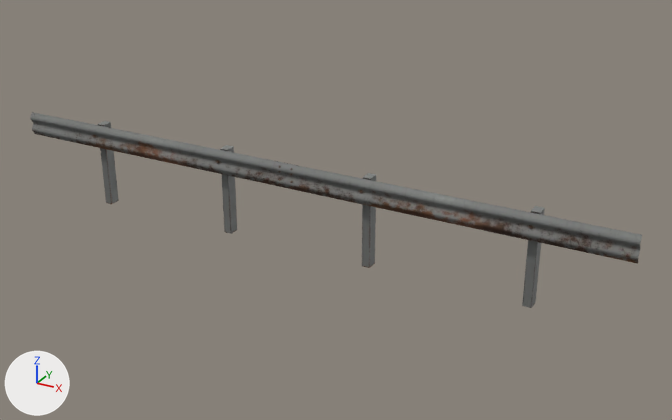
Two versions of the glTF model public/world/guardrail.glb, one commit apart.
Both versions are drawn from a camera (50 mm lens) standing at (5.36, -8.56, 4.61) and looking at (0.46, 0.34, 0.15). The axes (+X, +Y, +Z) are drawn at lower left. The lights are the same throughout. The older version comes first. Vertices at exactly the same position are counted once.

The first picture shows 'guardrail'.
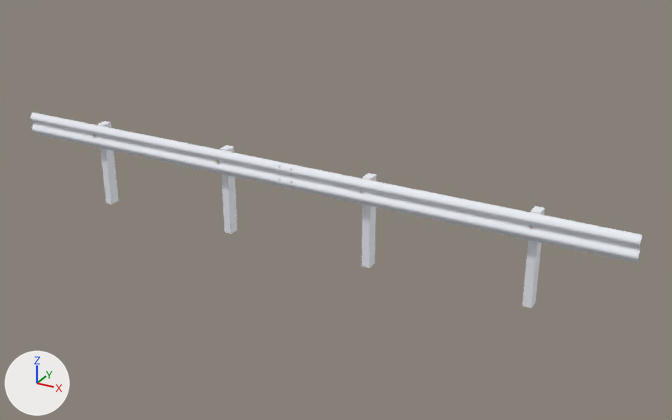
Boxes (x1, y1, x2, y2) around the edits, measured in the pictures (672 x 420 px):
'guardrail', recoloured, surface changed (grey to white): (30, 112, 642, 308) in both
part 1 of me_guardrail, recoloured (grey to white): (30, 112, 642, 308) in both
part 2 of me_guardrail, surface changed (grey to white): (30, 112, 642, 308) in both

Patch to the scene script:
```diff
--- a/public/world/guardrail.glb.py
+++ b/public/world/guardrail.glb.py
@@ mat_guardrail_wood_dark @@
+mat_guardrail_wood_dark = principled_material('guardrail wood_dark')
+mat_guardrail_wood_dark.base_color = (0.88, 0.75, 0.62)  # pale yellow #f1e1ce
+mat_guardrail_wood_dark.roughness = 1.0
@@ mat_guardrail_steel_bare @@
+mat_guardrail_steel_bare = principled_material('guardrail steel_bare')
+mat_guardrail_steel_bare.base_color = (0.55, 0.52, 0.5)  # light grey #c4bfbc
+mat_guardrail_steel_bare.metallic = 0.5
+mat_guardrail_steel_bare.roughness = 1.0
@@ mat_guardrail_galv @@
+mat_guardrail_galv = principled_material('guardrail galv')
+mat_guardrail_galv.base_color = (0.918, 0.937, 1.0)  # white #f6f8ff
+mat_guardrail_galv.metallic = 0.2
+mat_guardrail_galv.roughness = 0.65
@@ me_guardrail @@
 me_guardrail.from_pydata(...)  # 660 vertices, 1120 faces; spans x -4.02..4.02, y -0.04..0.26, z -0.38..0.77
 # used by ob_guardrail; location = (0.0, 0.0, 0.0)
+# me_guardrail part 1: 432 of the faces centred in x -3.67..3.67, y -0.04..0.26, z -0.38..0.76 switch from mat_guardrail_baked to mat_guardrail_galv (white #f6f8ff)
+# me_guardrail part 2: texture (UV) coordinates of 1120 of 1120 faces, centred in x -3.67..3.67, y -0.04..0.26, z -0.38..0.76, changed; they spanned u 0.0..1.0, v 0.0..0.82 and now span u 0.0..8.73, v 0.0..8.94
+me_guardrail.materials.append(mat_guardrail_steel_bare)  # light grey #c4bfbc
+me_guardrail.materials.append(mat_guardrail_wood_dark)  # pale yellow #f1e1ce
```
